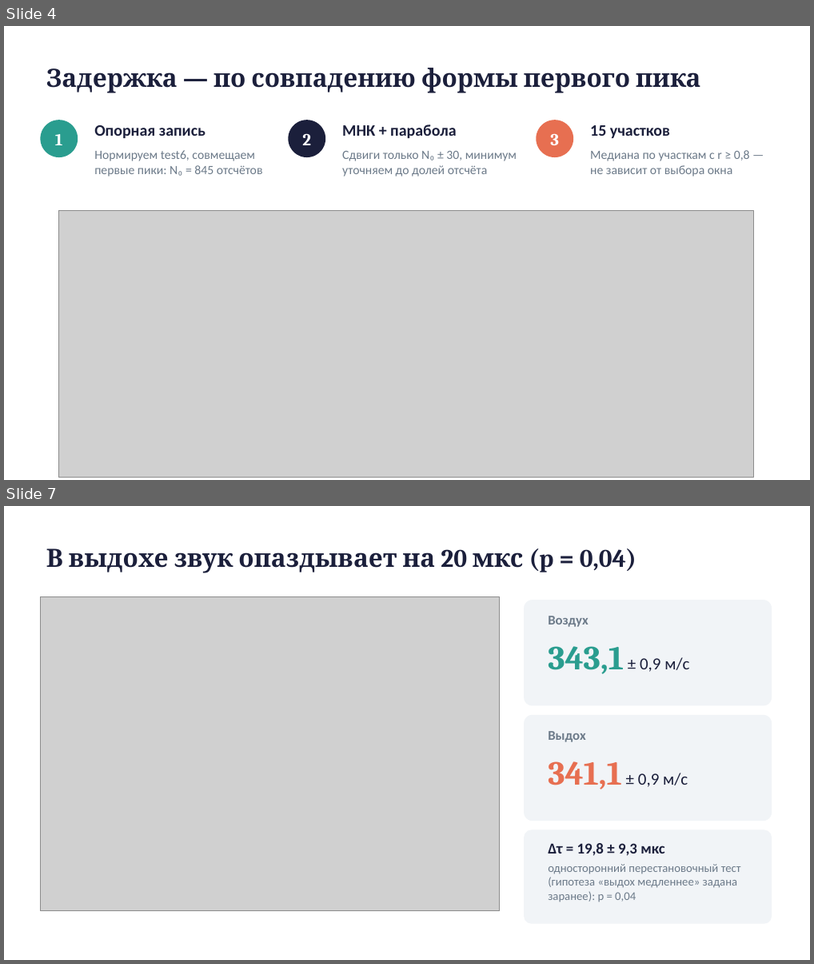
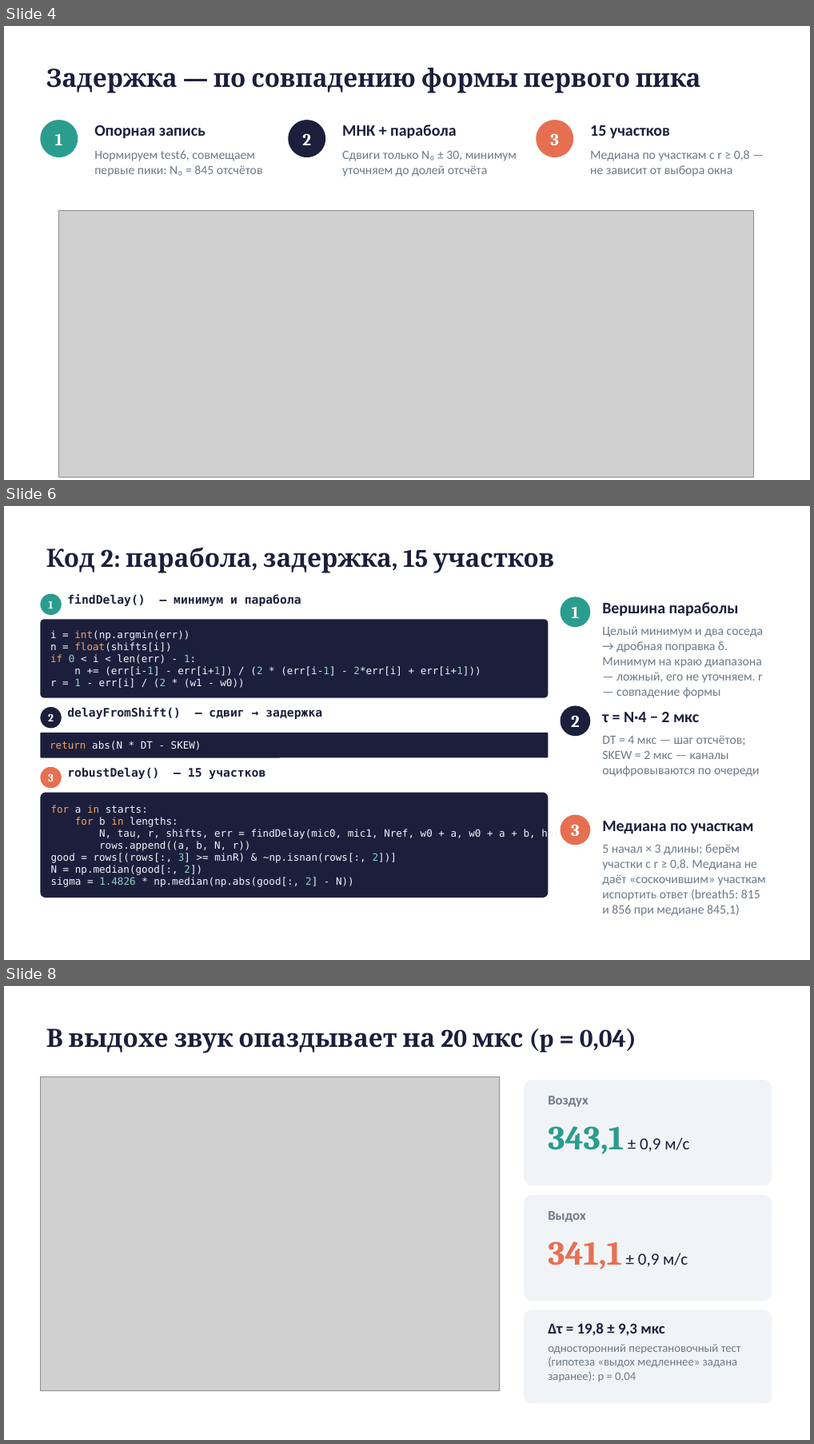
Before and after one commit to Zemiiil/sound-velocity, a slide deck: sound/report/sound-presentation.pptx. Shown one above the other, each under a label of ours: slides 4 and 7 before the commit, slides 4, 6 and 8 after it; the slides between them are not shown. The pictures are 814x964 and 814x1444 pixels, drawn with LibreOffice and Linux fonts; fonts in the diff are those of the drawing; grey boxes stand for pictures. Boxes give left, top, right and bottom in pixels: in the first picture for what was removed or moved away, otherwise in the second. Text is boxed around its words. In the diff, an @@ line names an element or a change of style, - is before the commit and + after.

```diff
--- a/sound/report/sound-presentation.pptx
+++ b/sound/report/sound-presentation.pptx
@@ slide 6 added at bbox=[4, 506, 810, 960], background #FFFFFF @@
@@ title added at bbox=[46, 547, 554, 573], 30 pt, text #1B1F3B, bold @@
+Код 2: парабола, задержка, 15 участков
@@ ellipse added at bbox=[40, 594, 62, 615], fill #2A9D8F, 13 pt, text #FFFFFF, bold @@
+1
@@ text added at bbox=[67, 594, 302, 606], 14 pt, text #1B1F3B, bold @@
+findDelay() — минимум и парабола
@@ ellipse added at bbox=[561, 596, 591, 627], fill #2A9D8F, 20 pt, text #FFFFFF, bold @@
+1
@@ rounded rectangle added at bbox=[40, 619, 549, 698], fill #1B1F3B, 12 pt, text #F2F4F8 @@
+i = int(np.argmin(err))
+n = float(shifts[i])
+if 0 < i < len(err) - 1:
+n += (err[i-1] - err[i+1]) / (2 * (err[i-1] - 2*err[i] + err[i+1]))
+r = 1 - err[i] / (2 * (w1 - w0))
@@ text added at bbox=[602, 602, 739, 616], 19 pt, text #1B1F3B, bold @@
+Вершина параболы
@@ text added at bbox=[602, 626, 764, 698], 15 pt, text #6C7A89 @@
+Целый минимум и два соседа → дробная поправка δ. Минимум на краю диапазона — ложный, его не уточняем. r — совпадение формы
@@ ellipse added at bbox=[40, 707, 62, 728], fill #1B1F3B, 13 pt, text #FFFFFF, bold @@
+2
@@ text added at bbox=[67, 707, 322, 719], 14 pt, text #1B1F3B, bold @@
+delayFromShift() — сдвиг → задержка
@@ ellipse added at bbox=[561, 706, 591, 736], fill #1B1F3B, 20 pt, text #FFFFFF, bold @@
+2
@@ text added at bbox=[602, 712, 699, 722], 19 pt, text #1B1F3B, bold @@
+τ = N·4 − 2 мкс
@@ rounded rectangle added at bbox=[40, 732, 549, 758], fill #1B1F3B, 12 pt, text #F2F4F8 @@
+return abs(N * DT - SKEW)
@@ text added at bbox=[602, 735, 760, 776], 15 pt, text #6C7A89 @@
+DT = 4 мкс — шаг отсчётов; SKEW = 2 мкс — каналы оцифровываются по очереди
@@ ellipse added at bbox=[40, 767, 62, 788], fill #E76F51, 13 pt, text #FFFFFF, bold @@
+3
@@ text added at bbox=[67, 768, 266, 779], 14 pt, text #1B1F3B, bold @@
+robustDelay() — 15 участков
@@ rounded rectangle added at bbox=[40, 792, 549, 897], fill #1B1F3B, 12 pt, text #F2F4F8 @@
+for a in starts:
+for b in lengths:
+N, tau, r, shifts, err = findDelay(mic0, mic1, Nref, w0 + a, w0 + a + b, half)
+rows.append((a, b, N, r))
+good = rows[(rows[:, 3] >= minR) & ~np.isnan(rows[:, 2])]
+N = np.median(good[:, 2])
+sigma = 1.4826 * np.median(np.abs(good[:, 2] - N))
@@ ellipse added at bbox=[561, 815, 591, 844], fill #E76F51, 20 pt, text #FFFFFF, bold @@
+3
@@ text added at bbox=[602, 820, 754, 834], 19 pt, text #1B1F3B, bold @@
+Медиана по участкам
@@ text added at bbox=[602, 844, 766, 916], 15 pt, text #6C7A89 @@
+5 начал × 3 длины; берём участки с r ≥ 0,8. Медиана не даёт «соскочившим» участкам испортить ответ (breath5: 815 и 856 при медиане 845,1)
@@ what was slide 7 is now slide 8 @@
```
Also in this commit, not shown: 2 slides changed, 1 other slide added, 1 slide removed, 1 other file.
